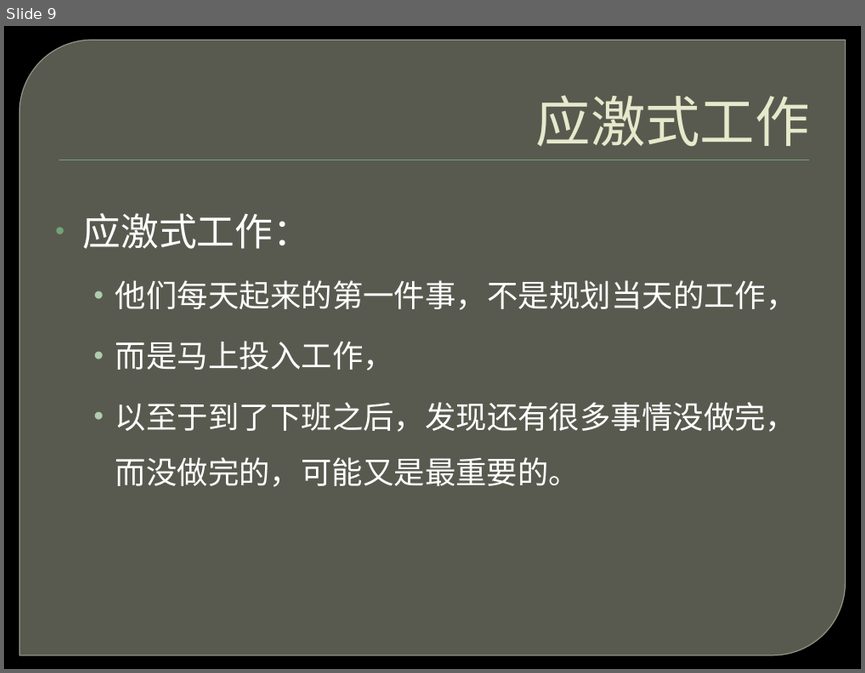
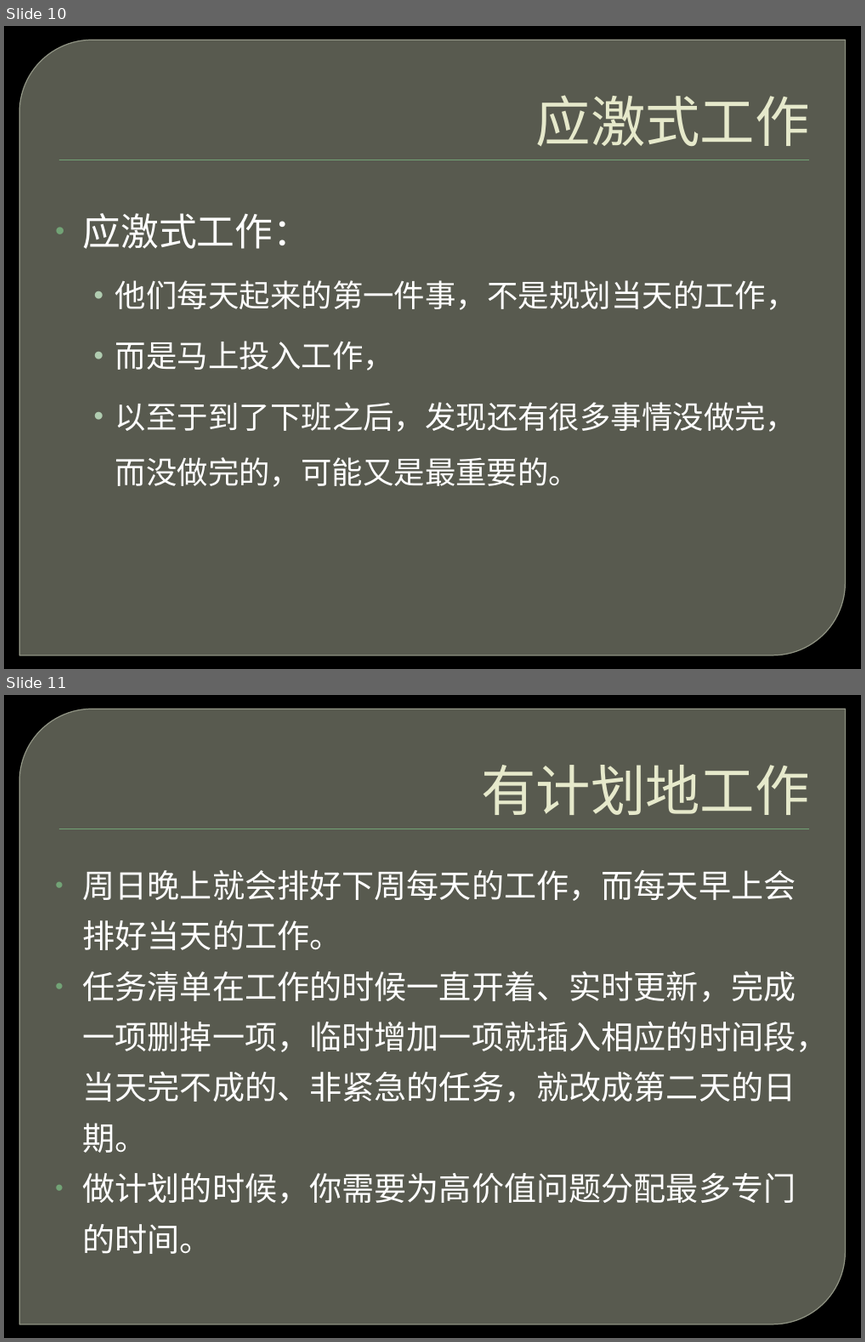
Before and after one commit to ghj1976/lecture, a slide deck: 工作方式/累死你的不是工作，而是工作方式.pptx. Shown one above the other, each under a label of ours: slide 9 before the commit, slides 10 and 11 after it. The pictures are 865x673 and 865x1342 pixels, drawn with LibreOffice and Linux fonts; fonts in the diff are those of the drawing; background and template pictures are left out. Boxes give left, top, right and bottom in pixels: in the first picture for what was removed or moved away, otherwise in the second. Text is boxed around its words. In the diff, an @@ line names an element or a change of style, - is before the commit and + after.

Commit message:
工作方式和纸飞机游戏ppt

```diff
--- a/工作方式/累死你的不是工作，而是工作方式.pptx
+++ b/工作方式/累死你的不是工作，而是工作方式.pptx
@@ slide 11 added at (4, 695, 861, 1338), background picture (left out); not listed: 2 template elements that a slide beside it also shows @@
@@ title added at (481, 765, 809, 815), 46 pt, text #E7EACB @@
+有计划地工作
@@ text added at (83, 870, 828, 1253), 27.2 pt, text #FFFFFF @@
+• 周日晚上就会排好下周每天的工作，而每天早上会排好当天的工作。
+• 任务清单在工作的时候一直开着、实时更新，完成一项删掉一项，临时增加一项就插入相应的时间段，当天完不成的、非紧急的任务，就改成第二天的日期。
+• 做计划的时候，你需要为高价值问题分配最多专门的时间。
@@ what was slide 9 is now slide 10 @@
```
Also in this commit, not shown: 9 slides changed, 11 other slides added, 1 slide removed.
